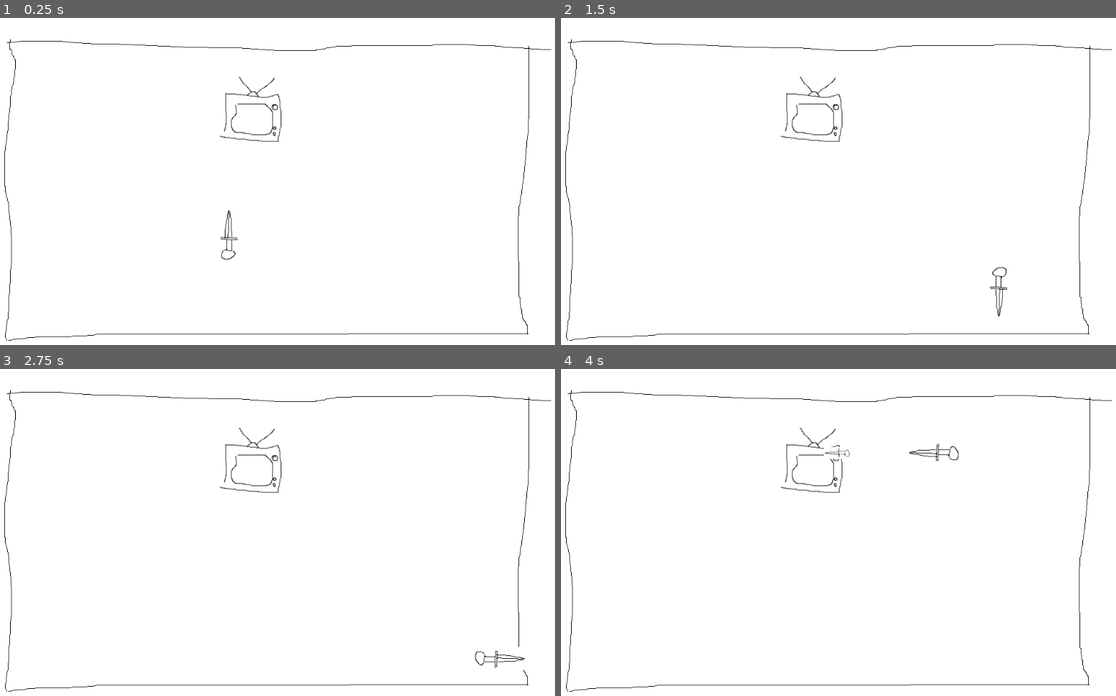
Above: before the commit, frames 1-4 (two rows, left to right).
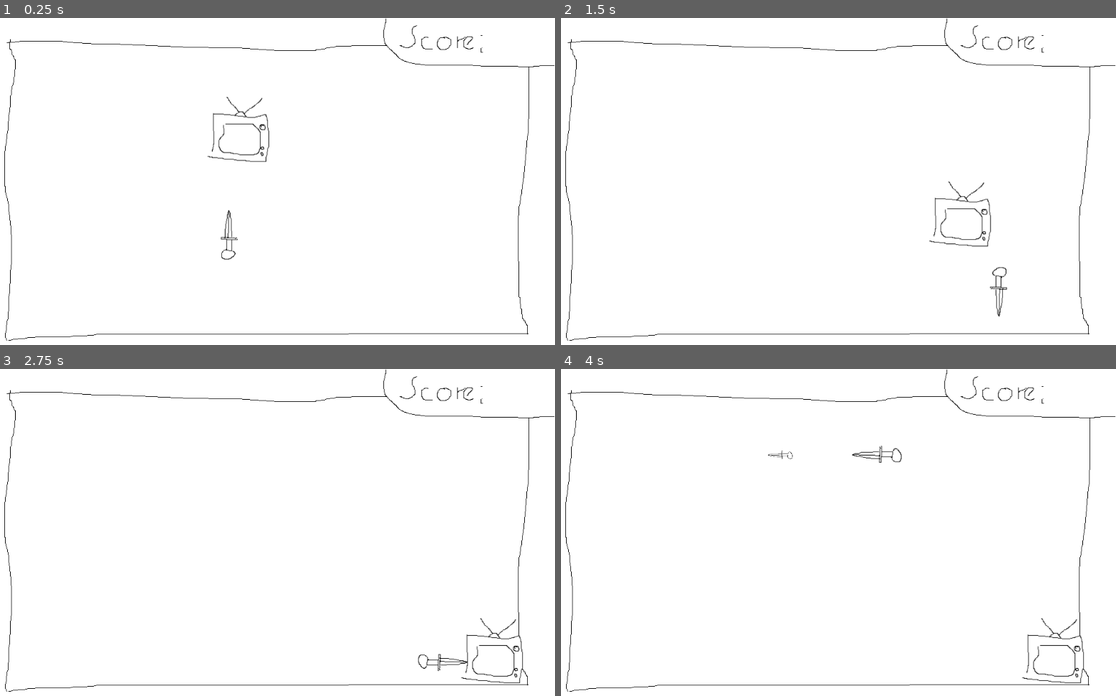
Above: after the commit, the same moments.

Repository: montinevra/repair_anything
Game: Godot game, scene res://scenes/store_back.tscn
Two runs of this game, one before a commit and one after it. Both use one fixed random seed, a clock stepped at 60 frames per second and the inputs below. This scene is started directly instead of the project's main scene.
Inputs:
- Up to frame 1 (0.25 s): no input
- Up to frame 2 (1.5 s): hold Right (move_right) 0.53-1.28 s; tap Space (shoot) at 0.6, 1.35 s; hold Down (move_down) from 1.28 s (still down)
- Up to frame 3 (2.75 s): release Down (move_down) at 2.03 s; hold Right (move_right) from 2.03 s (still down); tap Space (shoot) at 2.1 s
- Up to frame 4 (4 s): release Right (move_right) at 2.78 s; hold Up (move_up) 2.78-3.53 s; tap Space (shoot) at 2.85, 3.6 s; hold Left (move_left) from 3.53 s (still down)

The runs differ from the first frame. In frame 1, 1.0% of the frame differs, in the area x 37-100%, y 0-72%; in frame 2, 1.0%; in frame 3, 1.2%; in frame 4, 1.3%, in the area x 37-100%, y 0-97%.

Commit message:
enemy movement

Diff:
--- a/project.godot
+++ b/project.godot
@@ -62,6 +62,10 @@
 2d_physics/layer_1="environment"
 2d_physics/layer_2="bullet"
 
+[physics]
+
+2d/default_gravity_vector=Vector2( 0, 0 )
+
 [rendering]
 
 environment/default_environment="res://default_env.tres"
--- /dev/null
+++ b/scenes/enemy.tscn
@@ -0,0 +1,21 @@
+[gd_scene load_steps=3 format=2]
+
+[ext_resource path="res://graphics/tv.png" type="Texture" id=1]
+[ext_resource path="res://scripts/enemy.gd" type="Script" id=2]
+
+[node name="Enemy" type="KinematicBody2D"]
+position = Vector2( 454.605, 197.516 )
+script = ExtResource( 2 )
+
+[node name="Tv" type="Sprite" parent="."]
+texture = ExtResource( 1 )
+__meta__ = {
+"_edit_lock_": true
+}
+
+[node name="CollisionPolygon2D" type="CollisionPolygon2D" parent="."]
+position = Vector2( -6.33978, -1.46302 )
+polygon = PoolVector2Array( 7.04202, -30.1885, 44.1053, -55.0599, 15.3325, -23.8487, 32.4011, -21.898, 51.9081, -27.7501, 55.8095, -2.39104, 55.8095, 31.7462, 50.4451, 57.593, -47.5776, 49.7902, -41.7255, 21.0174, -43.1885, -27.2625, -1.73614, -27.2625, -18.3171, -57.0106 )
+__meta__ = {
+"_edit_lock_": true
+}
--- a/scenes/player.tscn
+++ b/scenes/player.tscn
@@ -1,21 +1,19 @@
-[gd_scene load_steps=3 format=2]
+[gd_scene load_steps=2 format=2]
 
 [ext_resource path="res://graphics/knife.png" type="Texture" id=1]
 
-[sub_resource type="RectangleShape2D" id=1]
-extents = Vector2( 16.4974, 45.9044 )
+[node name="Player" type="KinematicBody2D"]
+position = Vector2( 440.384, 389.592 )
+__meta__ = {
+"_edit_lock_": true
+}
 
-[node name="player" type="KinematicBody2D"]
-position = Vector2( 440.384, 389.592 )
-
-[node name="knife" type="Sprite" parent="."]
+[node name="Knife" type="Sprite" parent="."]
 texture = ExtResource( 1 )
 __meta__ = {
 "_edit_lock_": true
 }
 
-[node name="CollisionShape2D" type="CollisionShape2D" parent="."]
-shape = SubResource( 1 )
-__meta__ = {
-"_edit_lock_": true
-}
+[node name="CollisionShape2D" type="CollisionPolygon2D" parent="."]
+position = Vector2( 1.35556, 0.225952 )
+polygon = PoolVector2Array( -0.601929, -45.284, 14.4187, 5.31186, 8.72778, 36.1894, -3.24377, 42.3212, -13.7554, 37.0654, -15.2153, 5.23859 )
--- a/scenes/store_back.tscn
+++ b/scenes/store_back.tscn
@@ -1,36 +1,43 @@
-[gd_scene load_steps=6 format=2]
+[gd_scene load_steps=7 format=2]
 
 [ext_resource path="res://graphics/store_back_bg.png" type="Texture" id=1]
-[ext_resource path="res://graphics/tv.png" type="Texture" id=2]
+[ext_resource path="res://scenes/enemy.tscn" type="PackedScene" id=2]
 [ext_resource path="res://scenes/player.tscn" type="PackedScene" id=3]
 [ext_resource path="res://scripts/store_back.gd" type="Script" id=4]
 [ext_resource path="res://scripts/player.gd" type="Script" id=5]
+[ext_resource path="res://graphics/score.png" type="Texture" id=6]
 
-[node name="store_back" type="Node2D"]
+[node name="StoreBack" type="Node2D"]
 script = ExtResource( 4 )
 __meta__ = {
 "_edit_lock_": true
 }
 
-[node name="floor" type="StaticBody2D" parent="."]
+[node name="Floor" type="StaticBody2D" parent="."]
 
-[node name="store_back_bg" type="Sprite" parent="floor"]
+[node name="StoreBackBg" type="Sprite" parent="Floor"]
 texture = ExtResource( 1 )
 centered = false
 __meta__ = {
 "_edit_lock_": true
 }
 
-[node name="CollisionPolygon2D" type="CollisionPolygon2D" parent="floor"]
-position = Vector2( 3.09082, 0 )
-polygon = PoolVector2Array( 47.971, 48.3939, 967.728, 57.647, 967.289, 563.002, 45.1632, 574.269, 55.7019, 4.95597, -1.73999, 3.17651, -3.75519, 604.256, 1018.25, 599.714, 1021.34, 0.0856323, 64.746, -1.07339 )
+[node name="Score" type="Sprite" parent="Floor"]
+position = Vector2( 709.266, 0.94244 )
+texture = ExtResource( 6 )
+centered = false
 __meta__ = {
 "_edit_lock_": true
 }
 
-[node name="tv" type="Sprite" parent="."]
-position = Vector2( 484.326, 165.61 )
-texture = ExtResource( 2 )
+[node name="CollisionPolygon2D" type="CollisionPolygon2D" parent="Floor"]
+position = Vector2( 3.09082, 0 )
+polygon = PoolVector2Array( 47.3108, 42.6776, 164.484, 43.8152, 589.669, 58.62, 631.184, 50.4975, 718.727, 51.4, 755.159, 80.05, 975.559, 87.65, 972.947, 237.799, 952.878, 392.476, 967.289, 563.002, 206.158, 566.217, 40.7624, 577.243, 49.8593, 434.55, 39.7121, 227.235, 56.9804, 74.5304, 55.7019, 4.95597, -1.73999, 3.17651, -3.75519, 604.256, 1018.25, 599.714, 1021.34, 0.0856323, 64.746, -1.07339 )
+__meta__ = {
+"_edit_lock_": true
+}
 
-[node name="player" parent="." instance=ExtResource( 3 )]
+[node name="Enemy" parent="." instance=ExtResource( 2 )]
+
+[node name="Player" parent="." instance=ExtResource( 3 )]
 script = ExtResource( 5 )
--- a/scenes/store_front.tscn
+++ b/scenes/store_front.tscn
@@ -9,22 +9,22 @@
 [sub_resource type="DynamicFont" id=1]
 font_data = ExtResource( 1 )
 
-[node name="main" type="Node2D"]
+[node name="Main" type="Node2D"]
 script = ExtResource( 5 )
 
-[node name="bg" type="Sprite" parent="."]
+[node name="Bg" type="Sprite" parent="."]
 texture = ExtResource( 4 )
 centered = false
 
-[node name="tv" type="Sprite" parent="bg"]
+[node name="tv" type="Sprite" parent="Bg"]
 position = Vector2( 249.842, 288.894 )
 texture = ExtResource( 2 )
 
-[node name="score" type="Sprite" parent="bg"]
+[node name="Score" type="Sprite" parent="Bg"]
 position = Vector2( 866.981, 48.6258 )
 texture = ExtResource( 3 )
 
-[node name="score_label" type="Label" parent="bg/score"]
+[node name="ScoreLabel" type="Label" parent="Bg/Score"]
 margin_left = 40.0
 margin_top = -14.0
 margin_right = 154.0
@@ -36,7 +36,7 @@
 "_edit_use_anchors_": false
 }
 
-[node name="dialog_customer" type="Label" parent="."]
+[node name="DialogCustomer" type="Label" parent="."]
 margin_left = 34.0
 margin_top = 478.0
 margin_right = 639.0
@@ -48,7 +48,7 @@
 "_edit_use_anchors_": false
 }
 
-[node name="dialog_player" type="Label" parent="."]
+[node name="DialogPlayer" type="Label" parent="."]
 margin_left = 692.0
 margin_top = 475.0
 margin_right = 998.0
--- /dev/null
+++ b/scripts/enemy.gd
@@ -0,0 +1,86 @@
+extends KinematicBody2D
+
+enum {ACCELERATE, DECELERATE, CRUISE}
+var m_state = ACCELERATE
+var m_cruise_time = 0
+var m_speed = 500
+var m_acceleration = .01
+var m_repairness = 0
+var m_direction = Vector2(0.0, 0.0)
+var m_target_dir = Vector2(0.0, 0.0)
+
+
+func get_new_target_dir():
+	m_target_dir = Vector2(randf() * 2 - 1, randf() * 2 - 1).normalized()
+
+	print(m_target_dir)
+	return m_target_dir
+
+
+func _ready():
+	randomize()
+	get_new_target_dir()
+	pass # Replace with function body.
+
+
+func _process(delta):
+	var velocity = m_speed * m_direction
+
+	move_and_slide(velocity)
+	match m_state:
+		ACCELERATE:
+			if m_direction.length() <= m_target_dir.length():
+				m_direction += m_target_dir * m_acceleration
+			else:
+				m_state = CRUISE
+				m_cruise_time = randf() * 1
+		CRUISE:
+			if m_cruise_time > 0:
+				m_cruise_time -= delta
+			else:
+				m_state = DECELERATE
+		DECELERATE:
+			if  m_direction.length() >= 0.01:
+				m_direction *= .9
+			else:
+				get_new_target_dir()
+				m_state = ACCELERATE
+#	if m_direction.x > m_target_dir.x:
+#		m_direction.x -= m_acceleration * delta
+#	elif m_direction.x < m_target_dir.x:
+#		m_direction.x += m_acceleration * delta
+#	if m_direction.y > m_target_dir.y:
+#		m_direction.y -= m_acceleration * delta
+#	elif m_direction.y < m_target_dir.y:
+#		m_direction.y += m_acceleration * delta
+#	if m_direction.is_equal_approx(m_target_dir):
+#		get_new_target_dir()
+
+
+
+#
+#
+#var direction = Vector2(0, 0)
+##
+##func _process(delta):
+##	AI_IDLE()
+###    if(AI_STATE == AI_IDLE && can_Move ==true):
+##        AI_IDLE()
+##    if(AI_STATE == AI_CHASE && can_Move ==true):
+##        AI_CHASE()
+#
+#func _on_move_Timer_timeout():
+#	m_direction = Vector2(random(), random()).normalized() * m_speed
+##	if(can_Move == false):
+##		can_Move = true
+##		m_direction = Vector2(random(), random()).normalized() * 50
+##	else:
+##		can_Move = false
+#
+#func random():
+#	randomize()
+#	return randi()%21 - 10 # range is -10 to 10
+#
+#func AI_IDLE():
+#	move_and_slide(m_direction)
+#
--- a/scripts/main.gd
+++ b/scripts/main.gd
@@ -3,9 +3,9 @@
 # Declare member variables here. Examples:
 # var a = 2
 # var b = "text"
-onready var m_dialog_customer = get_node("dialog_customer")
-onready var m_dialog_player = get_node("dialog_player")
-onready var m_score_label = get_node("bg/score/score_label")
+onready var m_dialog_customer = get_node("DialogCustomer")
+onready var m_dialog_player = get_node("DialogPlayer")
+onready var m_score_label = get_node("Bg/Score/ScoreLabel")
 var m_score = 0
 
 # Called when the node enters the scene tree for the first time.
--- a/scripts/player.gd
+++ b/scripts/player.gd
@@ -5,7 +5,7 @@
 var m_speed = 500
 var m_reloading = 0.0
 
-func get_velocity():
+func get_direction():
 	var velocity = Vector2(0, 0)
 	velocity.x = Input.get_action_strength("move_right") - Input.get_action_strength("move_left")
 	velocity.y = Input.get_action_strength("move_down") - Input.get_action_strength("move_up")
@@ -32,7 +32,7 @@
 
 
 func _process(delta):
-	var movement = m_speed * get_velocity()
+	var movement = m_speed * get_direction()
 
 	if movement.length() > 0:
 		rotation = movement.angle() + TAU/4
Binary file changed: graphics/knife.png
Binary file changed: graphics/tv.png
